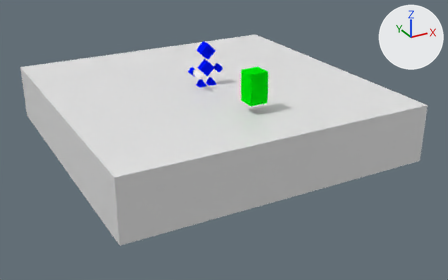
Renders of the Blender file Unity/Assets/Personagem/Abejide/Abejide.blend from each side of a commit.
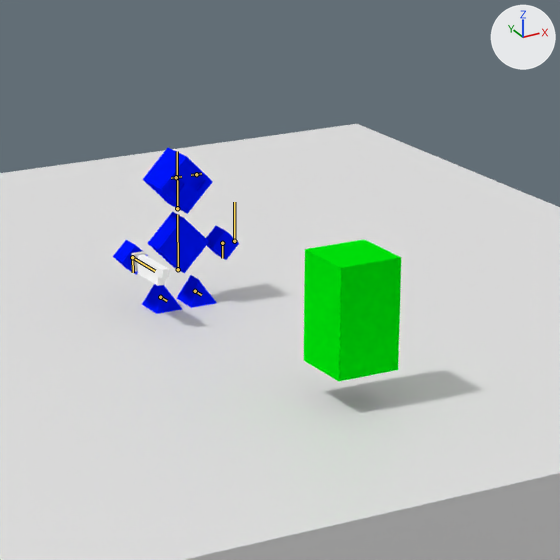
Old and new are each drawn whole from a 50 mm camera at (-18.61, -36.42, 14.13) aimed at (0.44, -1.77, -3.19) and again close up on the part from 35% to 70% of the width and 0% to 56% of the height. Arrows for +X, +Y and +Z are at upper right; the lights stay in place. The bones that bend it are drawn over the model as lines in the close-ups.

Names of what the first close-up shows: 'Corpo', 'Inimigo', 'Khopesh', 'Plane'.
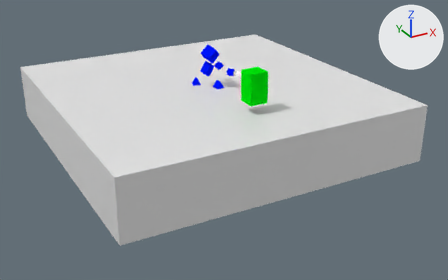
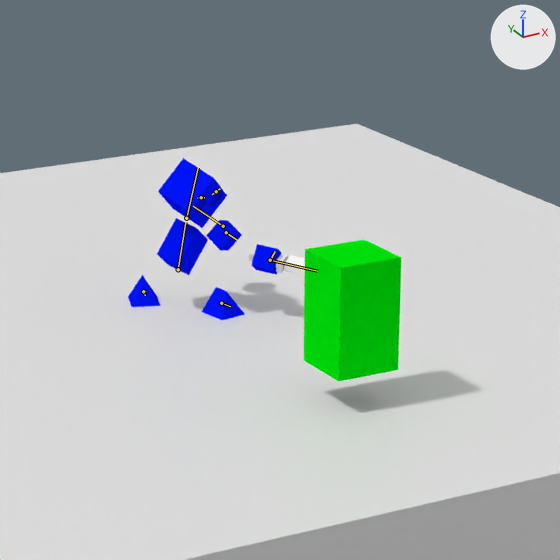
The newer file adds an action. The first version stands in its rest pose; the second is drawn at frame 19 of the action 'Sieg_AtaquesAndando'.

Changed parts and their boxes (x1, y1, x2, y2) in the close-ups (560 x 560 px):
```json
{"object": "Corpo", "change": "posed", "before": [113, 148, 239, 314], "after": [128, 158, 281, 320], "on screen": "21% wider"}
{"object": "Khopesh", "change": "posed", "before": [132, 251, 169, 286], "after": [249, 250, 305, 276]}
{"bone": "Bone", "before": "(178, 269) to (177, 214)", "after": "(178, 269) to (185, 222)"}
{"bone": "Bone.002", "before": "(177, 208) to (177, 151)", "after": "(186, 218) to (198, 167)"}
{"bone": "Bone.004", "before": "(176, 177) to (181, 176)", "after": "(201, 197) to (204, 197)"}
{"bone": "Bone.006", "before": "(176, 177) to (171, 178)", "after": "(201, 197) to (197, 198)"}
{"bone": "Bone.005", "before": "(196, 174) to (201, 173)", "after": "(216, 191) to (220, 188)"}
{"bone": "Bone.007", "before": "(196, 174) to (191, 175)", "after": "(216, 191) to (212, 194)"}
{"bone": "Bone.003", "before": "(222, 243) to (222, 258)", "after": "(226, 232) to (237, 240)"}
{"bone": "Bone.008", "before": "(132, 257) to (133, 272)", "after": "(270, 260) to (275, 251)"}
{"bone": "Bone.001", "before": "(195, 291) to (201, 295)", "after": "(221, 303) to (230, 306)"}
{"bone": "Bone.011", "before": "(160, 297) to (167, 301)", "after": "(143, 291) to (145, 295)"}
```

The change, as JSON lines over the scene's bpy script:
```json
{"block": "bone_bone", "where": "bone_bone = bpy.data.objects['Osso'].pose.bones['Bone']"}
{"op": "set", "path": "bone_bone.location", "old": "(0.0, 0.0, 0.0)", "new": "(-0.002, 0.0, 0.0)"}
{"op": "set", "path": "bone_bone.rotation_quaternion", "old": "(1.0, 0.0, 0.0, 0.0)", "new": "(0.949, 0.165, 0.262, 0.053)", "note": "degrees (0, 0, 0) -> degrees (23, 29, 12)"}
{"block": "bone_bone_002", "where": "bone_bone_002 = bpy.data.objects['Osso'].pose.bones['Bone.002']  # child of 'Bone'"}
{"op": "set", "path": "bone_bone_002.rotation_quaternion", "old": "(1.0, 0.0, 0.0, 0.0)", "new": "(0.995, 0.006, -0.09, -0.038)", "note": "degrees (0, 0, 0) -> degrees (1, -10, -4)"}
{"block": "bone_bone_004", "where": "bone_bone_004 = bpy.data.objects['Osso'].pose.bones['Bone.004']  # child of 'Bone.002'"}
{"op": "set", "path": "bone_bone_004.rotation_quaternion", "old": "(1.0, 0.0, 0.0, 0.0)", "new": "(0.991, -0.012, 0.0, 0.13)", "note": "degrees (0, 0, 0) -> degrees (-1, 0, 15)"}
{"block": "bone_bone_006", "where": "bone_bone_006 = bpy.data.objects['Osso'].pose.bones['Bone.006']  # child of 'Bone.002'"}
{"op": "set", "path": "bone_bone_006.rotation_quaternion", "old": "(1.0, 0.0, 0.0, 0.0)", "new": "(0.991, 0.13, 0.0, -0.012)", "note": "degrees (0, 0, 0) -> degrees (15, 0, -1)"}
{"block": "bone_bone_005", "where": "bone_bone_005 = bpy.data.objects['Osso'].pose.bones['Bone.005']  # child of 'Bone.002'"}
{"op": "set", "path": "bone_bone_005.rotation_quaternion", "old": "(1.0, 0.0, 0.0, 0.0)", "new": "(0.991, 0.012, 0.0, -0.13)", "note": "degrees (0, 0, 0) -> degrees (1, 0, -15)"}
{"block": "bone_bone_007", "where": "bone_bone_007 = bpy.data.objects['Osso'].pose.bones['Bone.007']  # child of 'Bone.002'"}
{"op": "set", "path": "bone_bone_007.rotation_quaternion", "old": "(1.0, 0.0, 0.0, 0.0)", "new": "(0.991, -0.13, 0.0, 0.012)", "note": "degrees (0, 0, 0) -> degrees (-15, 0, 1)"}
{"block": "bone_bone_003", "where": "bone_bone_003 = bpy.data.objects['Osso'].pose.bones['Bone.003']  # child of 'Bone'"}
{"op": "set", "path": "bone_bone_003.location", "old": "(0.0, 0.0, 0.0)", "new": "(-0.201, -0.028, -0.122)"}
{"op": "set", "path": "bone_bone_003.rotation_quaternion", "old": "(1.0, 0.0, 0.0, 0.0)", "new": "(0.806, -0.123, -0.354, 0.458)", "note": "degrees (0, 0, 0) -> degrees (-36, -27, 68)"}
{"block": "bone_bone_008", "where": "bone_bone_008 = bpy.data.objects['Osso'].pose.bones['Bone.008']  # child of 'Bone'"}
{"op": "set", "path": "bone_bone_008.location", "old": "(0.0, 0.0, 0.0)", "new": "(-1.134, -0.351, -0.871)"}
{"op": "set", "path": "bone_bone_008.rotation_quaternion", "old": "(1.0, 0.0, 0.0, 0.0)", "new": "(0.689, -0.714, -0.114, -0.036)", "note": "degrees (0, 0, 0) -> degrees (-93, -12, 7)"}
{"block": "bone_bone_001", "where": "bone_bone_001 = bpy.data.objects['Osso'].pose.bones['Bone.001']"}
{"op": "set", "path": "bone_bone_001.location", "old": "(0.0, 0.0, 0.0)", "new": "(0.067, 0.594, 0.0)"}
{"op": "set", "path": "bone_bone_001.rotation_quaternion", "old": "(1.0, 0.0, 0.0, 0.0)", "new": "(0.996, 0.0, 0.0, -0.087)", "note": "degrees (0, 0, 0) -> degrees (0, 0, -10)"}
{"block": "bone_bone_011", "where": "bone_bone_011 = bpy.data.objects['Osso'].pose.bones['Bone.011']"}
{"op": "set", "path": "bone_bone_011.location", "old": "(0.0, 0.0, 0.0)", "new": "(-0.09, -0.311, 0.0)"}
{"op": "set", "path": "bone_bone_011.rotation_quaternion", "old": "(1.0, 0.0, 0.0, 0.0)", "new": "(0.985, 0.0, 0.0, 0.174)", "note": "degrees (0, 0, 0) -> degrees (0, 0, 20)"}
```
